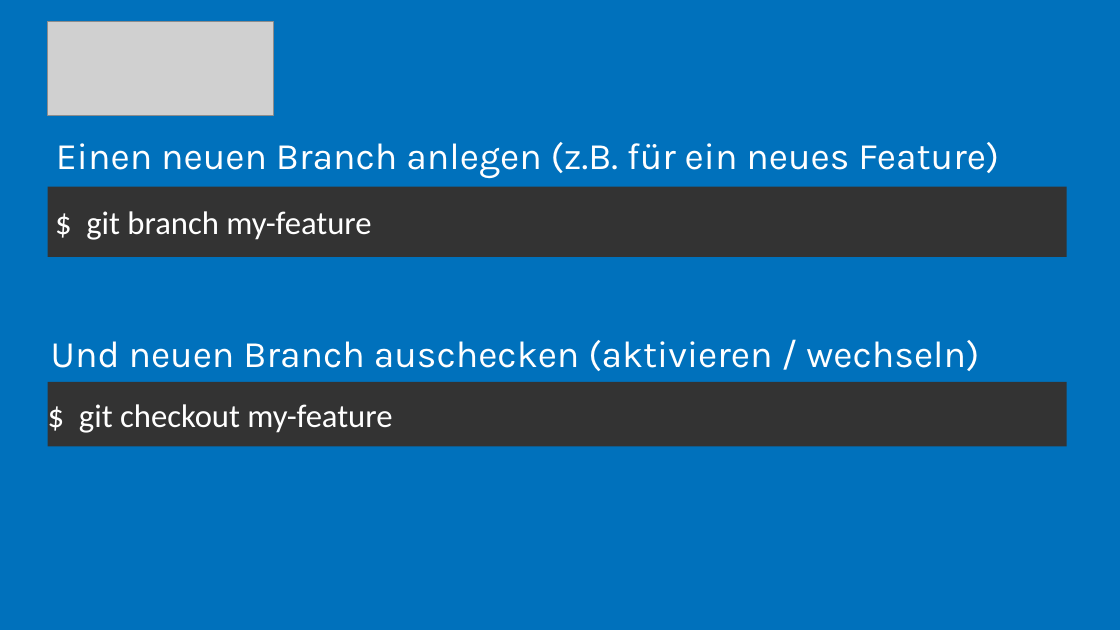
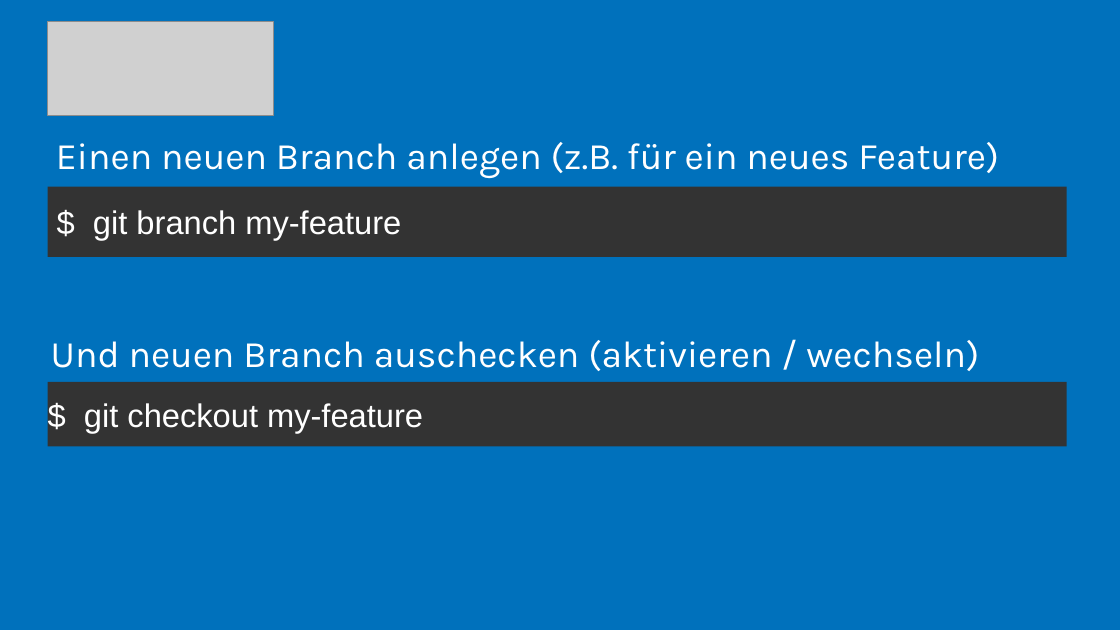
Before and after one commit to MarcelMalik/GitHub-Einfuehrung, a slide deck: slide 13 of GitHub Einführung.pptx. Drawn at 1120x630 pixels with LibreOffice and Linux fonts; fonts in the diff are those of the drawing; grey boxes stand for pictures. Boxes give left, top, right and bottom in pixels: in the first picture for what was removed or moved away, otherwise in the second. Text is boxed around its words. In the diff, an @@ line names an element or a change of style, - is before the commit and + after.

```diff
--- a/GitHub Einführung.pptx
+++ b/GitHub Einführung.pptx
@@ rectangle "$ git branch my-feature" at (x1=48, y1=187, x2=1067, y2=257): font Calibri to Arial @@
@@ rectangle "$ git checkout my-feature" at (x1=48, y1=382, x2=1067, y2=447): font Calibri to Arial @@
```
Also in this commit, not shown: 8 other slides changed, 1 slide added, 2 other files.
